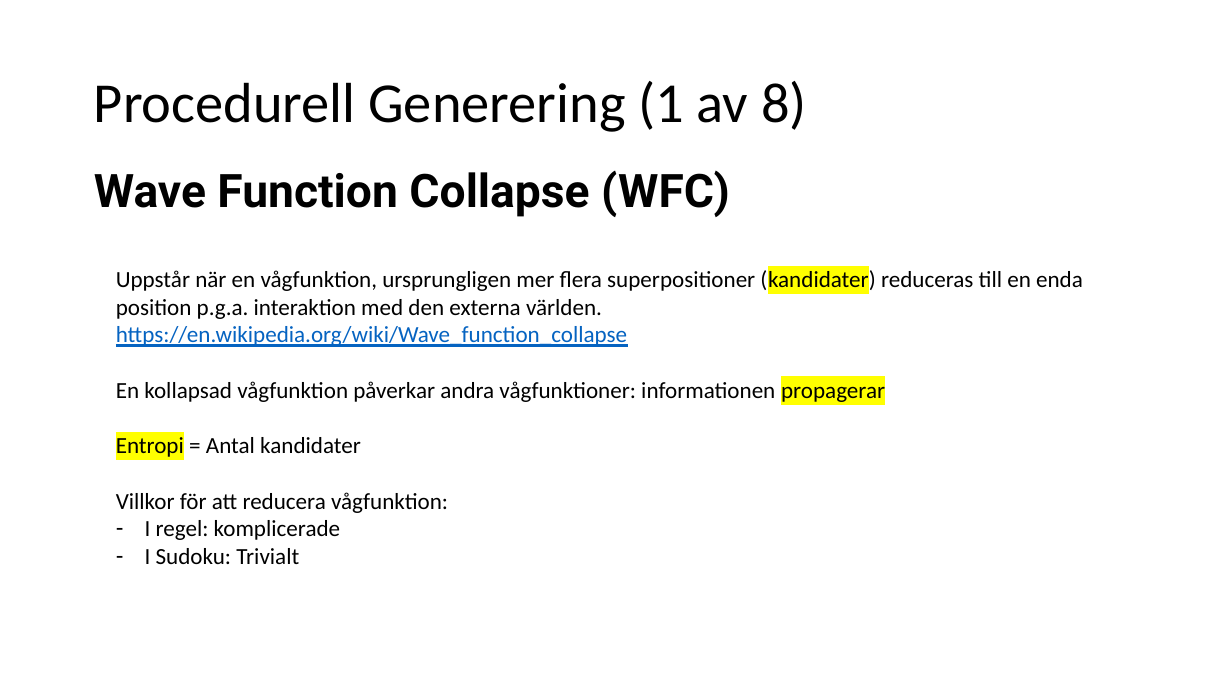
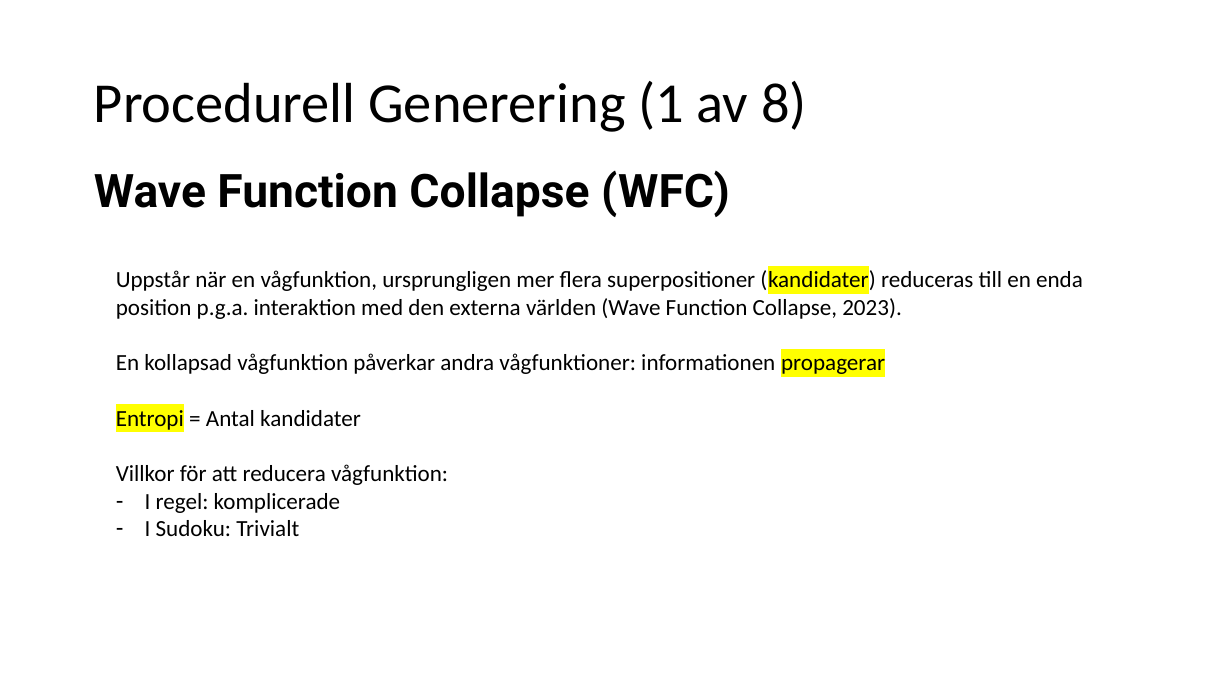
Before and after one commit to pythonpalle/sudoku, a slide deck: slide 4 of Procedurell_Generering_Prototyp.pptx. Drawn at 1232x693 pixels with LibreOffice and Linux fonts; fonts in the diff are those of the drawing. Boxes give left, top, right and bottom in pixels: in the first picture for what was removed or moved away, otherwise in the second. Text is boxed around its words. In the diff, an @@ line names an element or a change of style, - is before the commit and + after.

```diff
--- a/Procedurell_Generering_Prototyp.pptx
+++ b/Procedurell_Generering_Prototyp.pptx
@@ text at [116, 268, 1083, 319]: text changed @@
-Uppstår när en vågfunktion, ursprungligen mer flera superpositioner (kandidater) reduceras till en enda position p.g.a. interaktion med den externa världen. https://en.wikipedia.org/wiki/Wave_function_collapse
+Uppstår när en vågfunktion, ursprungligen mer flera superpositioner (kandidater) reduceras till en enda position p.g.a. interaktion med den externa världen (Wave Function Collapse, 2023).
```
Also in this commit, not shown: 7 other slides changed, 2 other files.
